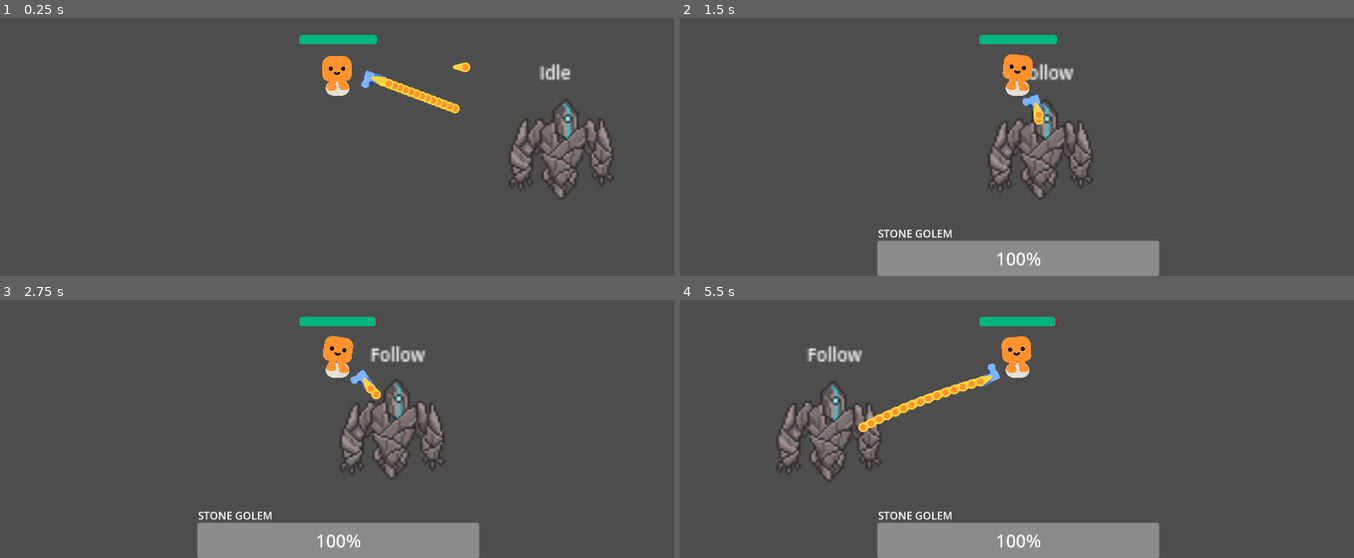
Above: before the commit, frames 1-4 (two rows, left to right).
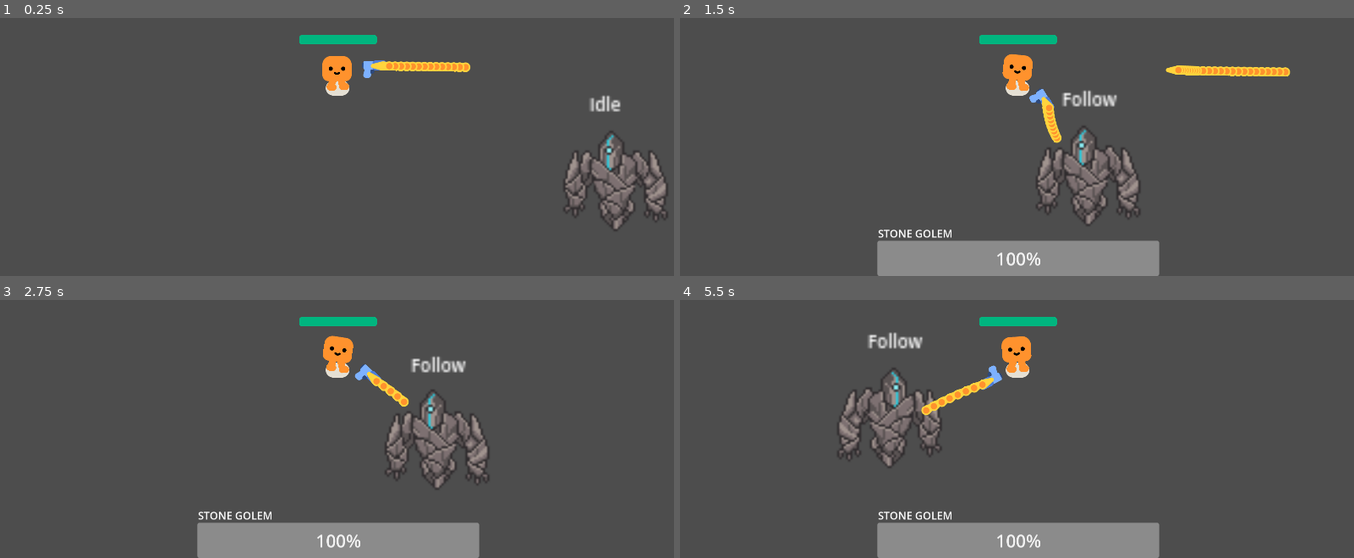
Above: after the commit, the same moments.

Repository: Tonykuang1028/FinalProject
Game: Godot game, scene res://bossroom.tscn
Same seed, same stepped clock (60 frames per second), same inputs: the game is played once before the commit and once after it. This scene is started directly instead of the project's main scene.
Inputs:
- Up to frame 1 (0.25 s): no input
- Up to frame 2 (1.5 s): tap Enter (ui_accept) at 0.5, 0.6, 0.77, 1.07, 1.35 s; hold D (move_right) from 0.53 s (still down)
- Up to frame 3 (2.75 s): tap Enter (ui_accept) at 1.52, 1.82, 2.1 s; release D (move_right) at 2.03 s; hold A (move_left) from 2.03 s (still down)
- Up to frame 4 (5.5 s): release A (move_left) at 2.78 s; hold D (move_right) 2.78-4.28 s; tap Enter (ui_accept) at 2.85, 3.02, 3.32, 3.6, 3.77, 4.07, 4.35, 4.52, 4.82, 5.1 s; hold A (move_left) 4.28-5.03 s; hold D (move_right) from 5.03 s (still down)

The runs differ from the first frame. In frame 1, 5.2% of the frame differs, in the area x 53-99%, y 16-83%; in frame 2, 5.0%; in frame 3, 4.2%; in frame 4, 5.0%.
Error before the commit: Invalid access to property or key 'position' on a base object of type 'null instance'. (res://stone_golem.gd:12)

Commit message:
boss now follows players

Diff:
--- a/Follow.gd
+++ b/Follow.gd
@@ -8,3 +8,9 @@
 func _exit():
 	super._exit()
 	owner.set_physics_process(false)
+
+func transition():
+	var distance =  owner.direction.length()
+
+	if distance < 30:
+		get_parent().change_state("MeeleAttack")
--- a/bossroom.tscn
+++ b/bossroom.tscn
@@ -9,4 +9,4 @@
 position = Vector2(932, 508)
 
 [node name="Player" parent="." instance=ExtResource("2_vovpl")]
-position = Vector2(293, 309)
+position = Vector2(151, 219)
--- /dev/null
+++ b/player_2.gd
@@ -0,0 +1,31 @@
+extends CharacterBody2D
+
+
+func _physics_process(delta):
+	velocity = Input.get_vector("move_left", "move_right", "move_up", "move_down") * 250
+	move_and_slide()
+#const SPEED = 300.0
+#const JUMP_VELOCITY = -400.0
+#
+## Get the gravity from the project settings to be synced with RigidBody nodes.
+#var gravity = ProjectSettings.get_setting("physics/2d/default_gravity")
+#
+#
+#func _physics_process(delta):
+	## Add the gravity.
+	#if not is_on_floor():
+		#velocity.y += gravity * delta
+#
+	## Handle jump.
+	#if Input.is_action_just_pressed("ui_accept") and is_on_floor():
+		#velocity.y = JUMP_VELOCITY
+#
+	## Get the input direction and handle the movement/deceleration.
+	## As good practice, you should replace UI actions with custom gameplay actions.
+	#var direction = Input.get_axis("ui_left", "ui_right")
+	#if direction:
+		#velocity.x = direction * SPEED
+	#else:
+		#velocity.x = move_toward(velocity.x, 0, SPEED)
+#
+	#move_and_slide()
--- /dev/null
+++ b/player_2.tscn
@@ -0,0 +1,17 @@
+[gd_scene load_steps=4 format=3 uid="uid://clh16epakufe4"]
+
+[ext_resource type="Script" path="res://player_2.gd" id="1_k652x"]
+
+[sub_resource type="PlaceholderTexture2D" id="PlaceholderTexture2D_cigk6"]
+size = Vector2(20, 20)
+
+[sub_resource type="RectangleShape2D" id="RectangleShape2D_1oywy"]
+
+[node name="player2" type="CharacterBody2D"]
+script = ExtResource("1_k652x")
+
+[node name="Sprite2D" type="Sprite2D" parent="."]
+texture = SubResource("PlaceholderTexture2D_cigk6")
+
+[node name="CollisionShape2D" type="CollisionShape2D" parent="."]
+shape = SubResource("RectangleShape2D_1oywy")
--- a/state.gd
+++ b/state.gd
@@ -20,6 +20,6 @@
 func transition():
 	pass
 
-func _physics_process(delta):
+func _physics_process(_delta):
 	transition()
 	debug.text = name
--- a/stone_golem.gd
+++ b/stone_golem.gd
@@ -1,6 +1,6 @@
 extends CharacterBody2D
 
-@onready var player = get_parent().find_child("player")
+@onready var player = get_parent().find_child("Player")
 @onready var sprite = $Sprite2D
 
 var direction : Vector2
@@ -8,11 +8,14 @@
 func _ready():
 	set_physics_process(false)
 
-func _process(delta):
+
+func _process(_delta):
 	direction = player.position - position
+
 	if direction.x < 0:
 		sprite.flip_h = true
-	else: sprite.flip_h = false
+	else:
+		sprite.flip_h = false
 
 func _physics_process(delta):
 	velocity = direction.normalized() * 40
